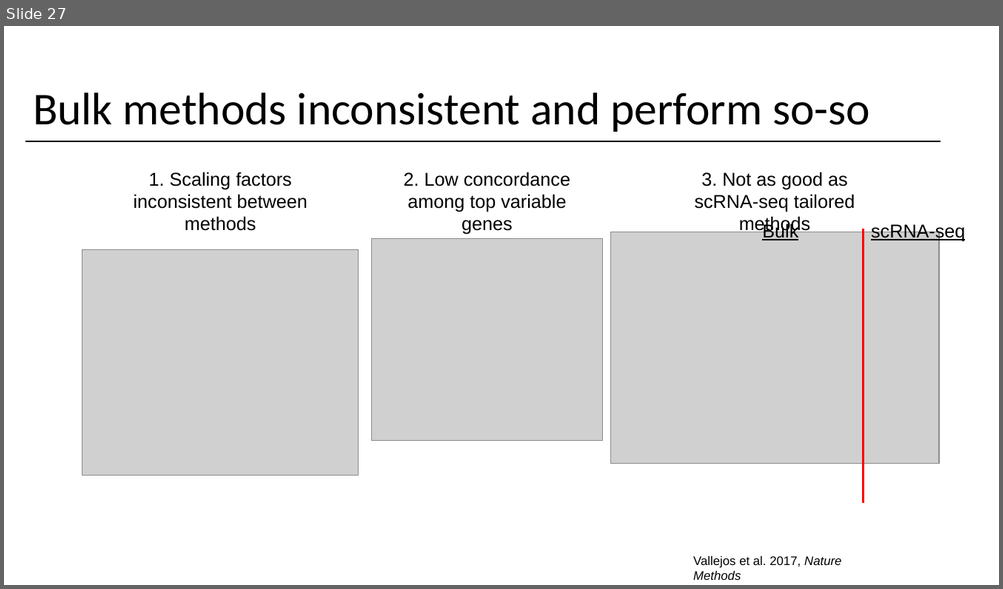
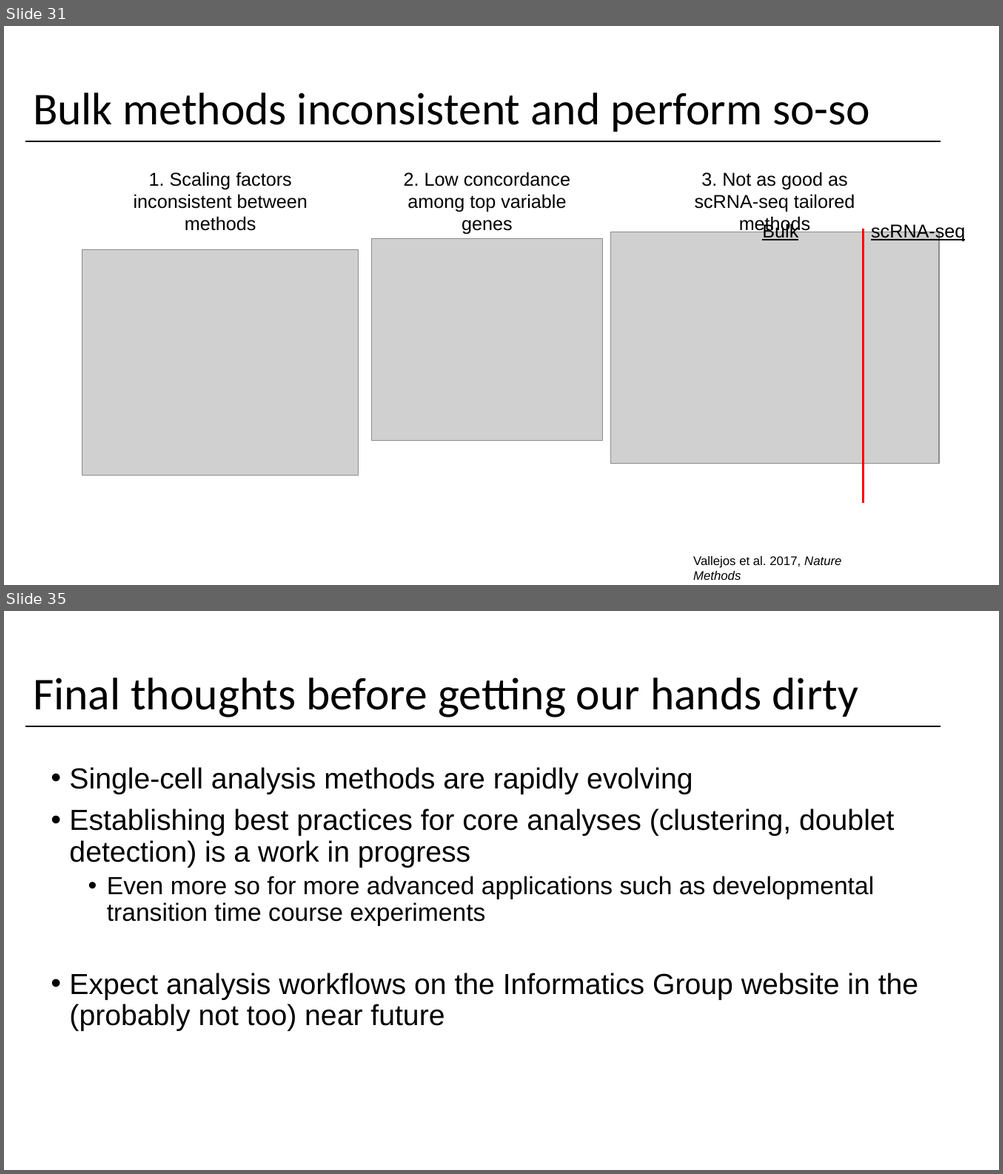
Before and after one commit to yasinkaymaz/singleCellRNAseq_workshop, a slide deck: IntroToscRNASeq_Background.pptx. Shown one above the other, each under a label of ours: slide 27 before the commit, slides 31 and 35 after it; the slides between them are not shown. The pictures are 1003x589 and 1003x1174 pixels, drawn with LibreOffice and Linux fonts; fonts in the diff are those of the drawing; grey boxes stand for pictures. Boxes give left, top, right and bottom in pixels: in the first picture for what was removed or moved away, otherwise in the second. Text is boxed around its words. In the diff, an @@ line names an element or a change of style, - is before the commit and + after.

```diff
--- a/IntroToscRNASeq_Background.pptx
+++ b/IntroToscRNASeq_Background.pptx
@@ slide 35 added at [4,611,999,1170], background #FFFFFF @@
@@ title added at [33,678,858,718], 44 pt, text #000000 @@
+Final thoughts before getting our hands dirty
@@ line added from (25, 726) to (940, 726), #000000 1.5 pt @@
@@ text added at [69,767,918,1031], 28 pt, text #000000 @@
+• Single-cell analysis methods are rapidly evolving
+• Establishing best practices for core analyses (clustering, doublet detection) is a work in progress
+  • Even more so for more advanced applications such as developmental transition time course experiments
+• Expect analysis workflows on the Informatics Group website in the (probably not too) near future
@@ what was slide 27 is now slide 31 @@
```
Also in this commit, not shown: 6 slides changed, 7 other slides added, 1 slide removed.
